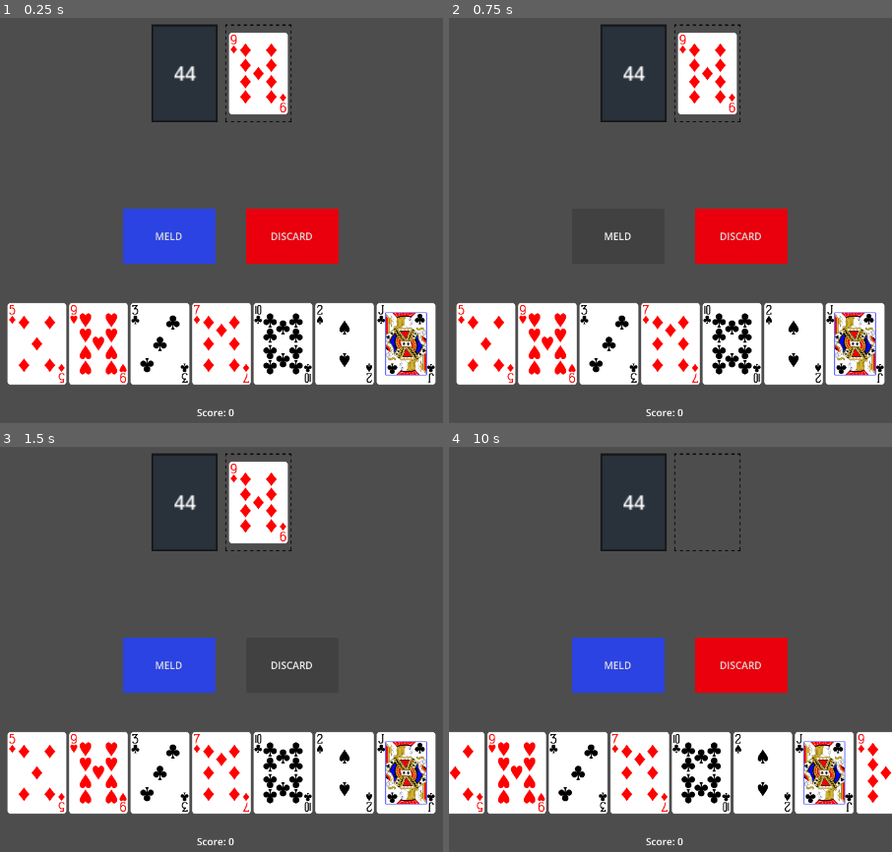
Above: before the commit, frames 1-4 (two rows, left to right).
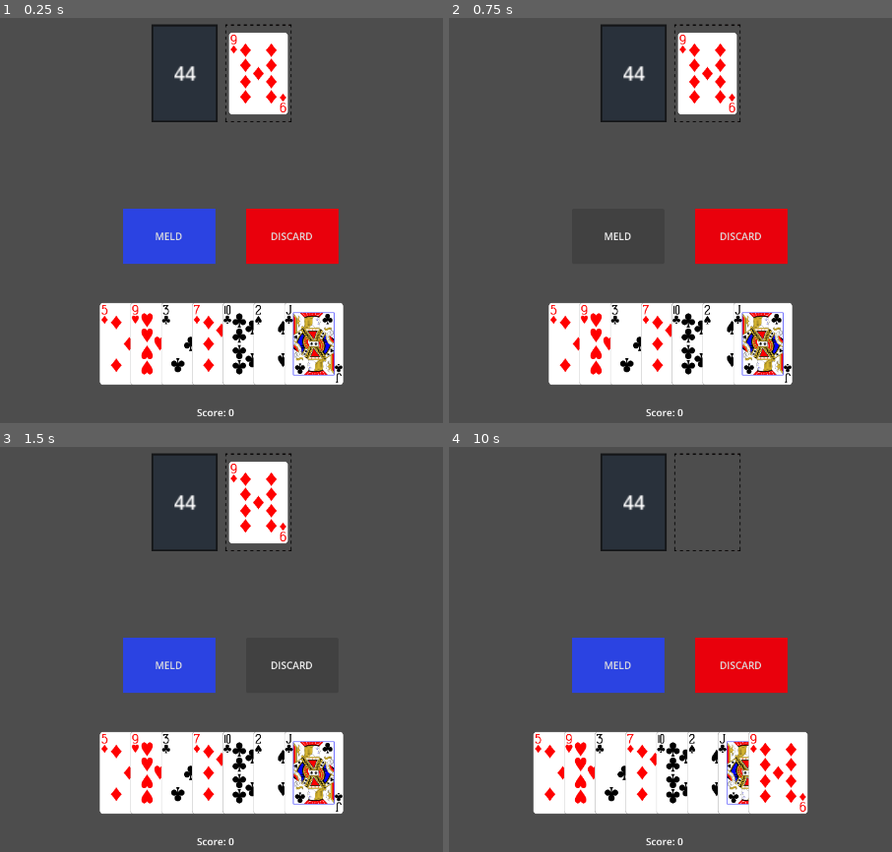
Above: after the commit, the same moments.

Repository: aydenflynn/Flynn-s-Late-Night-Rummy-5000
Game: Godot game, scene res://Scenes/Title.tscn
Same seed, same stepped clock (60 frames per second), same inputs: the game is played once before the commit and once after it.
Inputs (mouse positions are in pixels of both pictures, inside the frame that each line leads up to):
- Up to frame 1 (0.25 s): no input
- Up to frame 2 (0.75 s): click "MELD" at 0.5 s
- Up to frame 3 (1.5 s): click "DISCARD" at 1.25 s
- Up to frame 4 (10 s): click "MELD" at 2 s; click "DISCARD" at 2.75 s; click "MELD" at 3.5 s; click "DISCARD" at 4.25 s; tap Enter at 5, 6.5, 8.75 s; move the mouse to (767, 451) at 5.02 s; click (767, 451) at 5.17 s; tap Space at 5.75, 7.25, 9.5 s; drag from (581, 528) to (484, 771) at 5.77 s; move the mouse to (outside the picture) at 6.52 s; click (outside the picture) at 6.67 s; drag from (648, 649) to (546, 771) at 7.27 s; move the mouse to (803, 609) at 8.02 s; click (803, 609) at 8.17 s; drag from (outside the picture) to (608, 771) at 8.77 s; move the mouse to (692, 491) at 9.52 s; click (692, 491) at 9.67 s

The runs differ from the first frame. In frame 1, 12% of the frame differs, in the area x 1-99%, y 70-91%; in frame 2, 12%; in frame 3, 12%; in frame 4, 12%.

Commit message:
Cards now are closer together, collision of cards needs a lil work

Diff:
--- a/InputManager.gd
+++ b/InputManager.gd
@@ -53,6 +53,7 @@
 
 		elif (result_collision_mask == COLLISION_MASK_CARD and
 		!card_found.is_selected and !card_found.is_melded and !is_dragging):
+			$"../Click".play()
 
 			# if card is in discard pile
 			if card_found.is_discarded:
@@ -63,13 +64,17 @@
 				emit_signal("card_clicked")
 
 		elif result_collision_mask == COLLISION_MASK_CARD and card_found.is_selected:
+			$"../Click".play()
 			$"../CardManager".handle_deselect_card(card_found)
 
 		elif result_collision_mask  == COLLISION_MASK_DECK:
+			$"../Click".play()
 			$"../CardManager".draw_card()
 
 func meld_button_pressed() -> void:
+	$"../Cashout".play()
 	$"../CardManager".handle_player_melds()
 
 func discard_button_pressed() -> void:
+	$"../Click".play()
 	$"../CardManager".handle_player_discards()
--- a/Scenes/Card.tscn
+++ b/Scenes/Card.tscn
@@ -4,7 +4,7 @@
 [ext_resource type="Texture2D" uid="uid://b80cpf0isgd8x" path="res://Assets/cards/png/c2.png" id="1_pnb5n"]
 
 [sub_resource type="RectangleShape2D" id="RectangleShape2D_3p273"]
-size = Vector2(238, 332)
+size = Vector2(118.99999, 332)
 
 [node name="Card" type="Node2D" unique_id=1186739020]
 scale = Vector2(0.4, 0.4)
@@ -16,4 +16,6 @@
 [node name="Area2D" type="Area2D" parent="." unique_id=1795843275]
 
 [node name="CollisionShape2D" type="CollisionShape2D" parent="Area2D" unique_id=1080606789]
+position = Vector2(-59.499973, 0)
+scale = Vector2(0.99999976, 0.99999976)
 shape = SubResource("RectangleShape2D_3p273")
--- a/Scenes/GameManager.gd
+++ b/Scenes/GameManager.gd
@@ -7,7 +7,7 @@
 	is_round_over = false
 
 # Called every frame. 'delta' is the elapsed time since the previous frame.
-func _process(delta: float) -> void:
+func _process(_delta: float) -> void:
 	pass
 
 func placeholder_or_future_handle_roundover():
--- a/Scenes/Main.tscn
+++ b/Scenes/Main.tscn
@@ -9,6 +9,8 @@
 [ext_resource type="Texture2D" uid="uid://b7w8t5gbdgufb" path="res://Assets/CardSlot.png" id="3_rgh2o"]
 [ext_resource type="Script" uid="uid://c6s5ouktags7w" path="res://Scripts/Discard.gd" id="3_v1gob"]
 [ext_resource type="Script" uid="uid://uhdqjyi36c8h" path="res://InputManager.gd" id="5_pbw6q"]
+[ext_resource type="AudioStream" uid="uid://bqdelfrerav1n" path="res://Sounds/817556__silverdubloons__chip05.wav" id="10_bmxlf"]
+[ext_resource type="AudioStream" uid="uid://yjcawtshiaeu" path="res://Sounds/75235__creek23__cha-ching.wav" id="11_4kpch"]
 
 [sub_resource type="RectangleShape2D" id="RectangleShape2D_v1gob"]
 size = Vector2(180, 266.66663)
@@ -92,5 +94,11 @@
 theme_override_styles/normal = SubResource("StyleBoxFlat_jw32o")
 text = "DISCARD"
 
+[node name="Click" type="AudioStreamPlayer2D" parent="." unique_id=189048124]
+stream = ExtResource("10_bmxlf")
+
+[node name="Cashout" type="AudioStreamPlayer2D" parent="." unique_id=1945413313]
+stream = ExtResource("11_4kpch")
+
 [connection signal="pressed" from="MeldButton/Button" to="InputManager" method="meld_button_pressed"]
 [connection signal="pressed" from="DiscardButton/Button" to="InputManager" method="discard_button_pressed"]
--- a/Scenes/Player.gd
+++ b/Scenes/Player.gd
@@ -8,5 +8,5 @@
 	pass # Replace with function body.
 
 # Called every frame. 'delta' is the elapsed time since the previous frame.
-func _process(delta: float) -> void:
+func _process(_delta: float) -> void:
 	pass
--- a/Scenes/PlayerMelds.gd
+++ b/Scenes/PlayerMelds.gd
@@ -11,7 +11,7 @@
 	center_screen_x = get_viewport().size.x / 2
 
 # Called every frame. 'delta' is the elapsed time since the previous frame.
-func _process(delta: float) -> void:
+func _process(_delta: float) -> void:
 	pass
 
 func update_meld_positions():
--- a/Scenes/Title.tscn
+++ b/Scenes/Title.tscn
@@ -1,6 +1,7 @@
 [gd_scene format=3 uid="uid://bcigpfks0ii75"]
 
 [ext_resource type="Script" uid="uid://dl80rjlopuysn" path="res://Scripts/TitleScreen.gd" id="1_tochr"]
+[ext_resource type="AudioStream" uid="uid://bqdelfrerav1n" path="res://Sounds/817556__silverdubloons__chip05.wav" id="2_phf2g"]
 
 [sub_resource type="Animation" id="Animation_tochr"]
 length = 0.001
@@ -351,6 +352,18 @@
 "transitions": PackedFloat32Array(1),
 "update": 0,
 "values": [Vector2(1, 1)]
+}
+tracks/29/type = "value"
+tracks/29/imported = false
+tracks/29/enabled = true
+tracks/29/path = NodePath("Click:playing")
+tracks/29/interp = 1
+tracks/29/loop_wrap = true
+tracks/29/keys = {
+"times": PackedFloat32Array(0),
+"transitions": PackedFloat32Array(1),
+"update": 1,
+"values": [false]
 }
 
 [sub_resource type="Animation" id="Animation_gc30f"]
@@ -699,10 +712,22 @@
 tracks/28/interp = 1
 tracks/28/loop_wrap = true
 tracks/28/keys = {
-"times": PackedFloat32Array(13.766666, 14),
+"times": PackedFloat32Array(13.733334, 14),
 "transitions": PackedFloat32Array(1, 1),
 "update": 0,
 "values": [Vector2(1, 1), Vector2(1.05, 1.05)]
+}
+tracks/29/type = "value"
+tracks/29/imported = false
+tracks/29/enabled = true
+tracks/29/path = NodePath("Click:playing")
+tracks/29/interp = 1
+tracks/29/loop_wrap = true
+tracks/29/keys = {
+"times": PackedFloat32Array(1, 1.5, 2, 2.5, 3, 3.5, 4, 4.5, 5, 5.5, 6, 6.5, 7, 7.5, 8, 8.5, 9, 9.5, 10, 10.5, 11, 11.5, 12, 12.5, 13, 13.266666, 13.5, 13.733334),
+"transitions": PackedFloat32Array(1, 1, 1, 1, 1, 1, 1, 1, 1, 1, 1, 1, 1, 1, 1, 1, 1, 1, 1, 1, 1, 1, 1, 1, 1, 1, 1, 1),
+"update": 1,
+"values": [true, true, true, true, true, true, true, true, true, true, true, true, true, true, true, true, true, true, true, true, true, true, true, true, true, true, true, true]
 }
 
 [sub_resource type="AnimationLibrary" id="AnimationLibrary_tochr"]
@@ -1007,4 +1032,7 @@
 RUMMY 5000"
 horizontal_alignment = 1
 
+[node name="Click" type="AudioStreamPlayer2D" parent="." unique_id=1367877172]
+stream = ExtResource("2_phf2g")
+
 [connection signal="animation_finished" from="AnimationPlayer" to="AnimationPlayer" method="_on_animation_finished"]
--- a/Scripts/CardManager.gd
+++ b/Scripts/CardManager.gd
@@ -28,7 +28,7 @@
 	$"../Player/RichTextLabel".text = "Score: " + str($"../Player".total_score)
 
 # Called every frame. 'delta' is the elapsed time since the previous frame.
-func _process(delta: float) -> void:
+func _process(_delta: float) -> void:
 
 	# move card being dragged with cursor
 	if card_being_dragged:
@@ -171,18 +171,28 @@
 			print("Is a set")
 
 		# handle run of cards
-		if run_checker():
+		elif run_checker():
 			print("Is a run")
 
-		pass
+		else:
+			#var temp_cards = selected_cards.duplicate()
+			#$"../PlayerMelds".player_melds.append(temp_cards)
+			#selected_cards.clear()
+			#
+			#$"../PlayerHand".update_hand_positions()
+			print("Not a legal meld")
+			return
+
 
 	# handle layoff
 	elif selected_cards.size() == 1:
-		pass
-
-	# not a legal meld
-	else:
-		print("Not a legal meld")
+		#for meld_number in range($"../PlayerMelds".player_melds.size()):
+			#for index in $"../PlayerMelds".player_melds[meld_number]:
+				# check if new card is the same as the suits in the meld
+				# could be good to somehow attach the suit information in player_melds for the meld
+				# when we are already checking the meld
+				#if suits.all(func(element): return element == suits[0]):
+		return
 
 	# ALL THE BELOW CODE NEEDS TO PUT IN WHERE A PROPER SET IS FOUND
 	for card in selected_cards:
@@ -250,6 +260,7 @@
 		$"../Player/RichTextLabel".text = "Score: " + str($"../Player".total_score)
 
 func card_sort_swap(other_card_index, card_being_dragged_index):
+	$"../Click".play()
 	var temp = $"../PlayerHand".player_hand[other_card_index]
 	$"../PlayerHand".player_hand[other_card_index] = $"../PlayerHand".player_hand[card_being_dragged_index]
 	$"../PlayerHand".player_hand[card_being_dragged_index] = temp
--- a/Scripts/Discard.gd
+++ b/Scripts/Discard.gd
@@ -10,7 +10,7 @@
 	$"../InputManager".card_clicked.connect(handle_click)
 
 # Called every frame. 'delta' is the elapsed time since the previous frame.
-func _process(delta: float) -> void:
+func _process(_delta: float) -> void:
 	pass
 
 func handle_click():
--- a/Scripts/PlayerHand.gd
+++ b/Scripts/PlayerHand.gd
@@ -2,7 +2,8 @@
 
 const CARD_SCENE_PATH = "res://Scenes/Card.tscn"
 const HAND_Y_POSITION = 1100
-const CARD_WIDTH = 100
+# to make it work currently, should be 100
+const CARD_WIDTH = 50
 
 const DEFAULT_CARD_SCALE = 0.4
 const CARD_BIGGER_SCALE = 0.45
@@ -14,7 +15,7 @@
 	center_screen_x = get_viewport().size.x / 2
 
 # Called every frame. 'delta' is the elapsed time since the previous frame.
-func _process(delta: float) -> void:
+func _process(_delta: float) -> void:
 	pass
 
 func draw_card(card):
@@ -43,11 +44,19 @@
 		#animate_card_to_position(card, card.starting_position, DEFAULT_CARD_MOVE_SPEED)
 	#
 func update_hand_positions():
+	var current_z_index = 0
+
 	for i in range(player_hand.size()):
+		var card = player_hand[i]
+
+		# set the Z Index ordering
+		card.z_index = current_z_index
+
 		var new_position = Vector2(calculate_card_position(i), HAND_Y_POSITION)
-		var card = player_hand[i]
 		card.position = new_position
 		#animate_card_to_position(card, new_position, speed)
+
+		current_z_index += 1
 
 func calculate_card_position(index):
 	var x_offset = (player_hand.size() - 1) * CARD_WIDTH
--- a/Scripts/TitleScreen.gd
+++ b/Scripts/TitleScreen.gd
@@ -9,5 +9,5 @@
 	else:
 		get_tree().change_scene_to_file("res://Scenes/Main.tscn")
 
-func _on_animation_finished(anim_name: StringName) -> void:
+func _on_animation_finished(_anim_name: StringName) -> void:
 	get_tree().change_scene_to_file("res://Scenes/Main.tscn")
Not shown, added: Sounds/75235__creek23__cha-ching.wav.import
Not shown, added: Sounds/817556__silverdubloons__chip05.wav.import
Not shown, added: Sounds/75235__creek23__cha-ching.wav
Not shown, added: Sounds/817556__silverdubloons__chip05.wav
